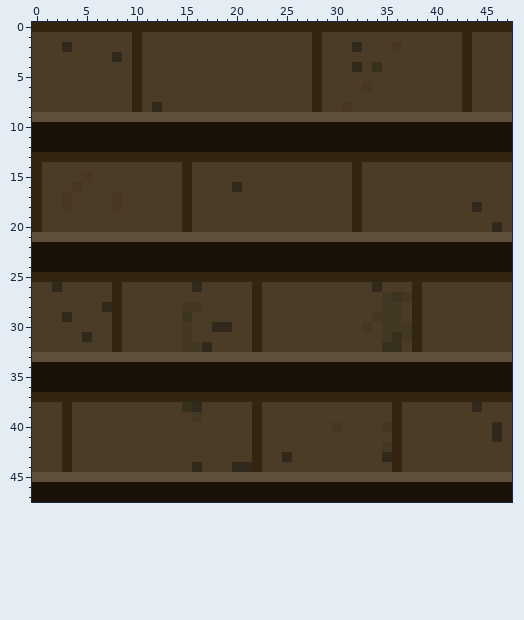
One commit to this pixel-art sprite: images/tiles/forest/color/29.png. The picture above was drawn from the file before the commit.
The file is 48x48 pixels. Colours within 5 levels of each other are drawn and written as one.
After:
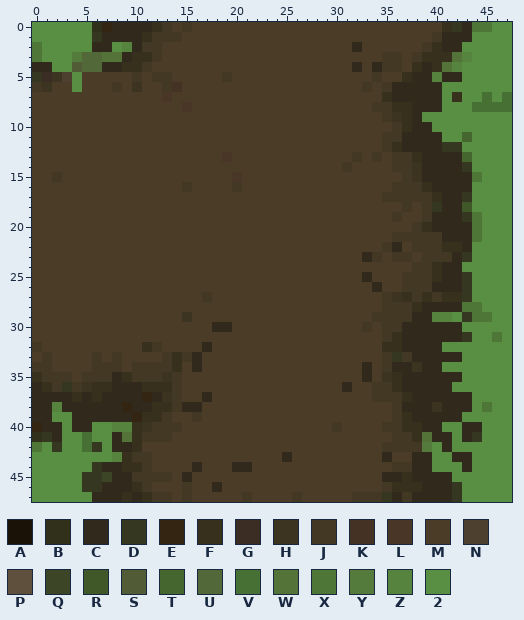
Palette (. is transparent): A #1a1207  B #30301b  C #312a1c  D #363721  E #332512  F #37301d  G #3b2d23  H #3d3321  J #433824  K #443225  L #4a3627  M #4a3c27  N #4d402e  P #5e503d  Q #3c4525  R #405828  S #515c36  T #46662f  U #526838  V #467034  W #547338  X #4e7737  Y #547b3b  Z #56843e  2 #588f42
Edits made:
y 0: x 0..6 EEEEEEE -> 222222B; x 8..47 EEEEEEEEEEEEEEEEEEEEEEEEEEEEEEEEEEEEEEEE -> CCCCFJMJMMMMMMMMMMMMMMMMMMMMMMMMMFDCXX22
y 1: x 0..14 MMMMMMMMMMEMMMM -> 222222DCCCCFJJJ; x 28 E -> M; x 40..47 MMMEMMMM -> JCCC2222
y 2: x 0..12 MMMCMMMMMMEMM -> X22222CC2ZCJJ; x 28 E -> M; x 36 L -> M; x 39..47 MMMMEMMMM -> JFCC22222
y 3: x 0..12 MMMMMMMMCMEMM -> X222YUUWWCFFJ; x 28 E -> M; x 35..36 MM -> JJ; x 38..47 MMMMMEMMMM -> JFFFWZ2222
y 4: x 0..11 MMMMMMMMMMEM -> CC22SUUCCFFJ; x 28 E -> M; x 34..36 FMM -> CJJ; x 38..47 MMMMMEMMMM -> FCFWZ22222
y 5: x 0..4 MMMMM -> DGHN2; x 10 E -> J; x 12..13 MM -> JJ; x 19 M -> J; x 28 E -> M; x 34 M -> J; x 37..47 MMMMMMEMMMM -> FCCZCC22222
y 6: x 0..1 MM -> JH; x 4 M -> 2; x 8 M -> J; x 10 E -> H; x 13..14 MM -> JK; x 28 E -> M; x 33 L -> J; x 35..47 MMMMMMMMEMMMM -> JCCCCC2222222
y 7: x 10 E -> M; x 13 M -> L; x 28 E -> M; x 35..47 MMMMMMMMEMMMM -> FCCCCC2F22V2V
y 8: x 10 E -> M; x 12 C -> M; x 15 M -> L; x 28 E -> M; x 31 L -> M; x 34..47 MMMMMMMMMEMMMM -> JJFFCCC222VVVV
y 9: x 0..47 PPPPPPPPPPPPPPPPPPPPPPPPPPPPPPPPPPPPPPPPPPPPPPPP -> MMMMMMMMMMMMMMMMMMMMMMMMMMMMMMMMMMMJHFC222222222
y 10: x 0..47 AAAAAAAAAAAAAAAAAAAAAAAAAAAAAAAAAAAAAAAAAAAAAAAA -> MMMMMMMMMMMMMMMMMMMMMMMMMMMMMMMMMMMMJFCC22222222
y 11: x 0..47 AAAAAAAAAAAAAAAAAAAAAAAAAAAAAAAAAAAAAAAAAAAAAAAA -> MMMMMMMMMMMMMMMMMMMMMMMMMMMMMMMMMMMJJCCCC22T2222
y 12: x 0..47 AAAAAAAAAAAAAAAAAAAAAAAAAAAAAAAAAAAAAAAAAAAAAAAA -> MMMMMMMMMMMMMMMMMMMMMMMMMMMMMMMMMMMJFCCCCDD22222
y 13: x 0..47 EEEEEEEEEEEEEEEEEEEEEEEEEEEEEEEEEEEEEEEEEEEEEEEE -> MMMMMMMMMMMMMMMMMMMLMMMMMMMMMMMMJMJMJJFCCCCT2222
y 14: x 0 E -> M; x 15 E -> M; x 31..32 ME -> JM; x 36..47 MMMMMMMMMMMM -> JJHCCCCD2222
y 15: x 0 E -> M; x 2 M -> J; x 5 L -> M; x 15 E -> M; x 20 M -> L; x 32 E -> M; x 37..47 MMMMMMMMMMM -> JHCCCCCX222
y 16: x 0 E -> M; x 4 L -> M; x 15 E -> J; x 20 C -> J; x 32 E -> M; x 36..47 MMMMMMMMMMMM -> JJJFCCCC2222
y 17: x 0 E -> M; x 3 L -> M; x 8 L -> M; x 15 E -> M; x 32 E -> M; x 35..47 MMMMMMMMMMMMM -> JJJJJFCCD2222
y 18: x 0 E -> M; x 3 L -> M; x 8 L -> M; x 15 E -> M; x 32 E -> M; x 37 M -> J; x 39..47 MMMMMCMMM -> JDCCR2222
y 19: x 0 E -> M; x 15 E -> M; x 32 E -> M; x 36 M -> J; x 39..47 MMMMMMMMM -> JCCCDX222
y 20: x 0 E -> M; x 15 E -> M; x 32 E -> M; x 38..47 MMMMMMMMCM -> JFCCCCX222
y 21: x 0..47 PPPPPPPPPPPPPPPPPPPPPPPPPPPPPPPPPPPPPPPPPPPPPPPP -> MMMMMMMMMMMMMMMMMMMMMMMMMMMMMMMMMMMMJJJJJCCCX222
y 22: x 0..47 AAAAAAAAAAAAAAAAAAAAAAAAAAAAAAAAAAAAAAAAAAAAAAAA -> MMMMMMMMMMMMMMMMMMMMMMMMMMMMMMMMMMMJCMJJJFFC2222
y 23: x 0..47 AAAAAAAAAAAAAAAAAAAAAAAAAAAAAAAAAAAAAAAAAAAAAAAA -> MMMMMMMMMMMMMMMMMMMMMMMMMMMMMMMMMCJMJJMJJJCD2222
y 24: x 0..47 AAAAAAAAAAAAAAAAAAAAAAAAAAAAAAAAAAAAAAAAAAAAAAAA -> MMMMMMMMMMMMMMMMMMMMMMMMMMMMMMMMMMMMMMJJFCC22222
y 25: x 0..47 EEEEEEEEEEEEEEEEEEEEEEEEEEEEEEEEEEEEEEEEEEEEEEEE -> MMMMMMMMMMMMMMMMMMMMMMMMMMMMMMMMMCMMMJJJFCCD2222
y 26: x 2 C -> M; x 8 E -> M; x 16 C -> M; x 22 E -> M; x 37..47 MEMMMMMMMMM -> JJJCCCD2222
y 27: x 8 E -> M; x 17 M -> J; x 22 E -> M; x 37..47 JEMMMMMMMMM -> FJFJFFD2222
y 28: x 7..8 CE -> MM; x 15..16 JJ -> MM; x 22 E -> M; x 37..47 MEMMMMMMMMM -> JFCCCCXX222
y 29: x 3 C -> M; x 8 E -> M; x 22 E -> M; x 37..47 MEMMMMMMMMM -> JCCZZ2DXX22
y 30: x 8 E -> M; x 15 J -> M; x 22 E -> M; x 37..47 JEMMMMMMMMM -> CCCCCC22222
y 31: x 5 C -> M; x 8 E -> M; x 15 J -> M; x 22 E -> M; x 37..47 JEMMMMMMMMM -> CCCCCCD22X2
y 32: x 0 M -> J; x 8 E -> M; x 11..12 MM -> FJ; x 15..16 JJ -> MM; x 22 E -> M; x 37..47 MEMMMMMMMMM -> CCCC2222222
y 33: x 0..47 PPPPPPPPPPPPPPPPPPPPPPPPPPPPPPPPPPPPPPPPPPPPPPPP -> MJMMMMJMJMMMMJFJCMMMMMMMMMMMMMMMMMMJDJCCCCC22222
y 34: x 0..47 AAAAAAAAAAAAAAAAAAAAAAAAAAAAAAAAAAAAAAAAAAAAAAAA -> JJMMMMJJJMJJJJFMCMMMMMMMMMMMMMMMMCMJCCHCC2222222
y 35: x 0..47 AAAAAAAAAAAAAAAAAAAAAAAAAAAAAAAAAAAAAAAAAAAAAAAA -> FJJJMJJJCFJJJHJMMMMMMMMMMMMMMMMMMCMHFCCCCCC22222
y 36: x 0..47 AAAAAAAAAAAAAAAAAAAAAAAAAAAAAAAAAAAAAAAAAAAAAAAA -> CFJDJHFFCCCFFFJMMMMMMMMMMMMMMMMCMMJJFCCCCC222222
y 37: x 0..10 EEEEEEEEEEE -> CCCCFCFCCCC; x 12..47 EEEEEEEEEEEEEEEEEEEEEEEEEEEEEEEEEEEE -> CHJMMCMMMMMMMMMMMMMMMMJJJFCCCCCC2222
y 38: x 0..15 MMMEMMMMMMMMMMMF -> CCZCCCCCCECCFFJC; x 22 E -> M; x 36..47 EMMMMMMMCMMM -> JCCCHCCC2X22
y 39: x 0..13 MMMEMMMMMMMMMM -> CC22CCCCCCEFFJ; x 22 E -> M; x 36..47 EMMMMMMMMMMM -> JFCCCCC22222
y 40: x 0..14 MMMEMMMMMMMMMMM -> ECC2CC22ZZFHJJJ; x 22 E -> M; x 36..47 EMMMMMMMMMCM -> JFFCC22CC222
y 41: x 0..13 MMMEMMMMMMMMMM -> BDC22V22CWFJJJ; x 22 E -> M; x 36..47 EMMMMMMMMMCM -> JJFWCC2CD222
y 42: x 0..10 MMMEMMMMMMM -> X2D22VD2CCF; x 22 E -> M; x 36..47 EMMMMMMMMMMM -> JJJY2C222222
y 43: x 0..11 MMMEMMMMMMMM -> 22222222ZFJJ; x 22 E -> M; x 36 E -> M; x 38..47 MMMMMMMMMM -> CC22CC2222
y 44: x 0..11 MMMEMMMMMMMM -> 222222DCCFFJ; x 22 E -> M; x 36..47 EMMMMMMMMMMM -> JJCC222C2222
y 45: x 0..47 PPPPPPPPPPPPPPPPPPPPPPPPPPPPPPPPPPPPPPPPPPPPPPPP -> 22222DDQCCJJJJMCMMMMMMMMMMMMMMMMMMMCCFCCCC222222
y 46: x 0..47 AAAAAAAAAAAAAAAAAAAAAAAAAAAAAAAAAAAAAAAAAAAAAAAA -> 22222DDCCCFJMMMJMMCMMMMMMMMMMMMMMMMJFFFCCCD22222
y 47: x 0..47 AAAAAAAAAAAAAAAAAAAAAAAAAAAAAAAAAAAAAAAAAAAAAAAA -> 222222CCCFCFJJMJMMMMMJMMMMJMMMMMJJJDCJCCCCD22222
Pixel boxes of the changes (left, top, right, bottom) in both pictures:
changed: (32, 22, 512, 502)
